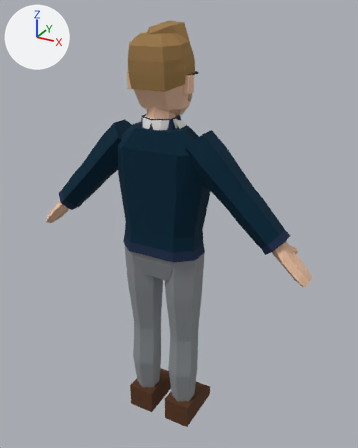
A saved change to the Blender file characters/glasses_engineer/glasses_engineer.blend.
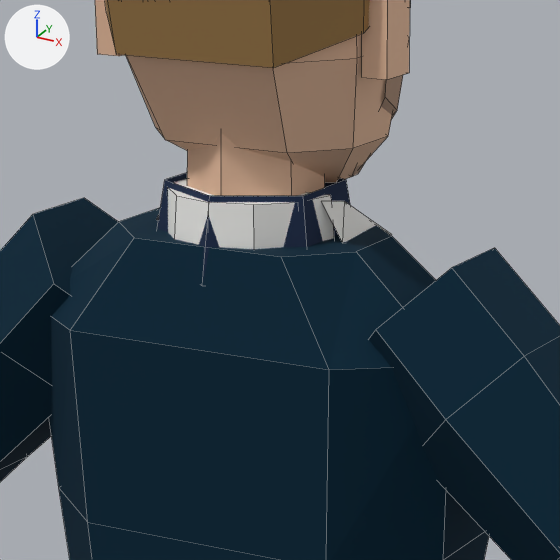
Each version is shown whole from a camera (50 mm lens) standing at (0.996, -1.673, 1.86) and looking at (0.028, 0.088, 0.979), then close up on the part from 30% to 63% of the width and 17% to 44% of the height. The axes (+X, +Y, +Z) are drawn at upper left. The lights are the same throughout. The last two pictures show the newer version. The close-ups show mesh edges as thin lines.

Script lines for the objects in view, before the commit:
```python
me_glasses_engineer = bpy.data.meshes.new('glasses_engineer')
me_glasses_engineer.from_pydata(...)  # 671 vertices, 519 faces; spans x -0.65..0.65, y -0.11..0.18, z 0.0..1.81
me_glasses_engineer.materials.append(mat_m_characterpalette)  # picture img_palette_png
ob_glasses_engineer = bpy.data.objects.new('glasses_engineer', me_glasses_engineer)
ob_glasses_engineer.location = (0.0, 0.0, 0.0)
```
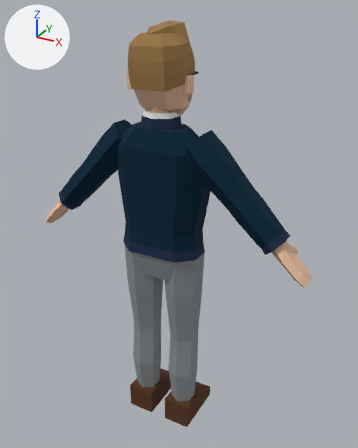
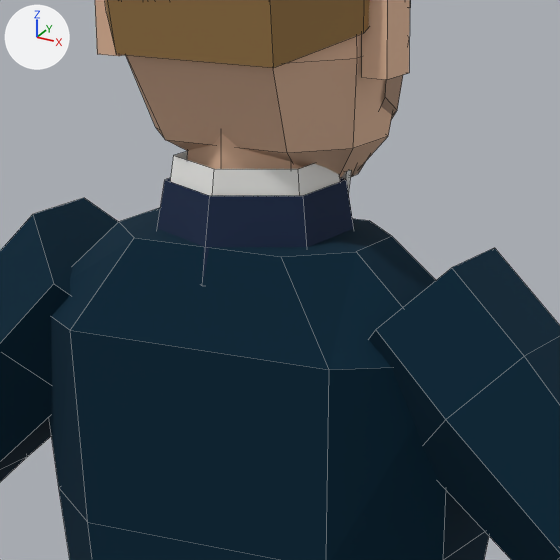
Where the change shows, as pixel boxes [x1, y1, x2, y2] in the close-ups (560 x 560 px; the box of a moved part takes in the faces that stretch with it):
```json
{"part": 1, "of": "me_glasses_engineer", "change": "moved or reshaped", "before": [168, 179, 391, 249], "after": [170, 151, 351, 196]}
```

The change, as JSON lines over the scene's bpy script:
```json
{"block": "me_glasses_engineer", "where": "# used by ob_glasses_engineer; location = (0.0, 0.0, 0.0)"}
{"op": "remove", "block": "me_glasses_engineer", "code": "me_glasses_engineer.from_pydata(...)  # 671 vertices, 519 faces; spans x -0.65..0.65, y -0.11..0.18, z 0.0..1.81"}
{"op": "add", "block": "me_glasses_engineer", "code": "me_glasses_engineer.from_pydata(...)  # 666 vertices, 506 faces; spans x -0.65..0.65, y -0.11..0.18, z 0.0..1.81"}
{"block": "me_glasses_engineer", "change": "me_glasses_engineer part 1"}
{"block": "me_glasses_engineer", "change": "21 vertices are removed from x -0.08..0.09, y -0.09..0.1, z 1.39..1.47"}
{"block": "me_glasses_engineer", "change": "23 faces are deleted"}
{"block": "me_glasses_engineer", "change": "6 vertices move from x -0.07..0.08, y -0.04..0.06, z 1.39..1.47 to x -0.01..0.06, y -0.04..0.08, z 1.42..1.49"}
{"block": "me_glasses_engineer", "change": "22 vertices are added at x -0.07..0.07, y -0.08..0.08, z 1.42..1.49"}
{"block": "me_glasses_engineer", "change": "18 new faces join them"}
{"block": "me_glasses_engineer", "change": "other edits to the shape of me_glasses_engineer do not show in these pictures"}
```
